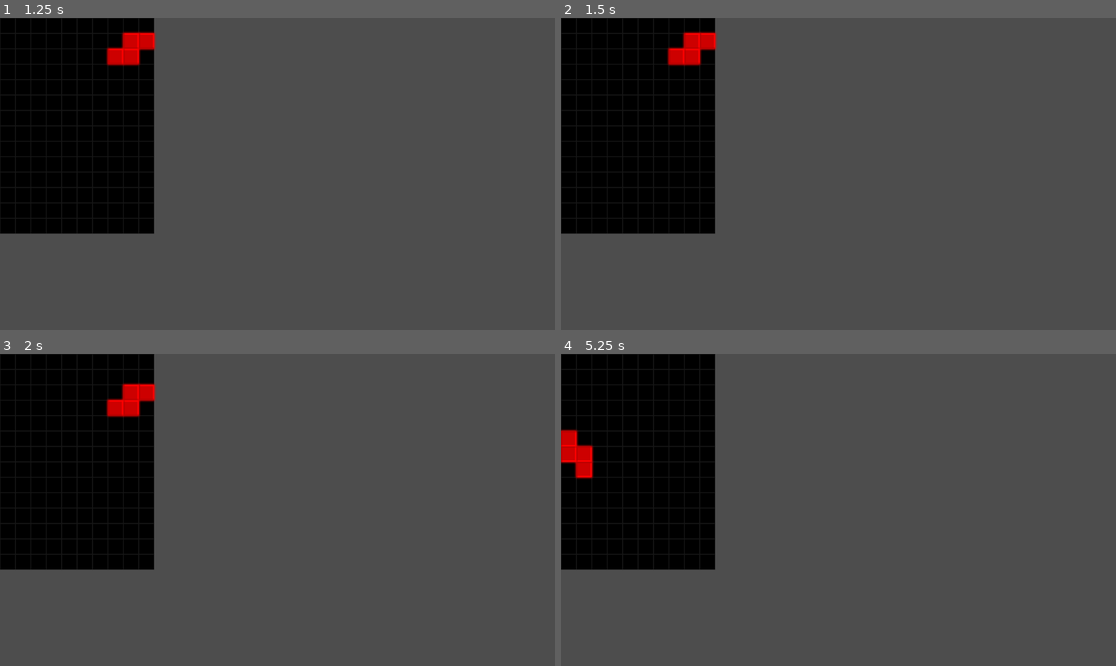
Above: before the commit, frames 1-4 (two rows, left to right).
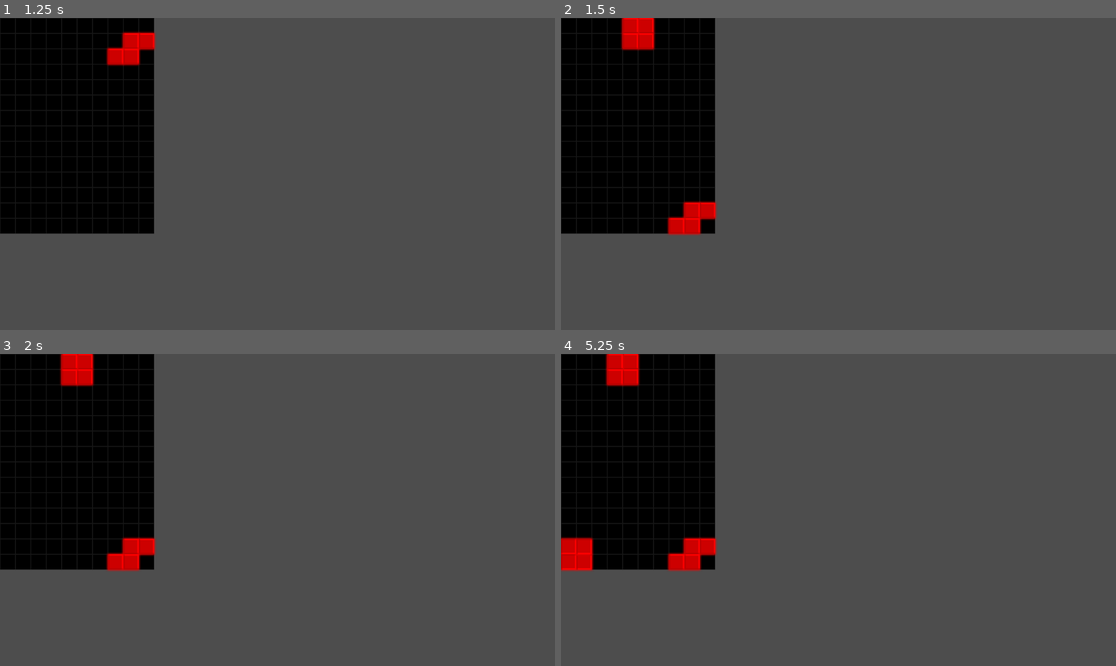
Above: after the commit, the same moments.

Repository: khuongduy354/tetrisandroid
Game: Godot game, scene res://Game.tscn
Two runs of this game, one before a commit and one after it. Both use one fixed random seed, a clock stepped at 60 frames per second and the inputs below.
Inputs:
- Up to frame 1 (1.25 s): tap Enter at 0.5 s; hold Right (ui_right) from 0.53 s (still down)
- Up to frame 2 (1.5 s): tap Space (instant_down, bound only after the commit) at 1.25 s; release Right (ui_right) at 1.28 s; hold Space (instant_down, bound only after the commit) from 1.28 s (still down)
- Up to frame 3 (2 s): keep holding Space (instant_down, bound only after the commit)
- Up to frame 4 (5.25 s): release Space (instant_down, bound only after the commit) at 2.03 s; hold Right (ui_right) 2.03-2.78 s; tap Enter at 2.75 s; hold Up (ui_up) 2.78-3.53 s; hold Left (ui_left) 3.53-5.03 s; hold Space (instant_down, bound only after the commit) from 5.03 s (still down)

Frame 1 is identical in both runs. In frame 2, 2.1% of the frame differs, in the area x 10-29%, y 0-70%; in frame 3, 2.1%; in frame 4, 2.7%, in the area x 0-29%, y 0-70%.

Commit message:
feat: instant down

Diff:
--- a/Block/tetris_block.gd
+++ b/Block/tetris_block.gd
@@ -41,6 +41,24 @@
 	$down_timer.stop()
 
 var rotating = false
+func instant_down():
+	if rotating:
+		return
+
+
+
+	# collisions
+	while true:
+		for tile in $BlockTiles.get_children():
+			var additional_pos = Vector2(0,1)
+			if board.check_colliding(tile,additional_pos):
+				set_still()
+				SfxManager.play(SfxManager.DROP)
+				return
+
+		var next_pos =Vector2($BlockTiles.global_position.x,$BlockTiles.global_position.y + Global.CELL_SIZE)
+		$BlockTiles.global_position = next_pos
+
 func down():
 	if rotating:
 		return
@@ -89,6 +107,8 @@
 func _physics_process(delta):
 	if still or rotating:
 		return
+	if Input.is_action_just_pressed("instant_down"):
+		instant_down()
 	if Input.is_action_pressed("ui_down"):
 		if $down_cooldown.is_stopped():
 			down()
--- a/project.godot
+++ b/project.godot
@@ -21,6 +21,14 @@
 Events="*res://Events.gd"
 SfxManager="*res://sfx_manager.tscn"
 
+[input]
+
+instant_down={
+"deadzone": 0.5,
+"events": [Object(InputEventKey,"resource_local_to_scene":false,"resource_name":"","device":-1,"window_id":0,"alt_pressed":false,"shift_pressed":false,"ctrl_pressed":false,"meta_pressed":false,"pressed":false,"keycode":0,"physical_keycode":32,"key_label":0,"unicode":32,"echo":false,"script":null)
+]
+}
+
 [rendering]
 
 textures/canvas_textures/default_texture_filter=3
